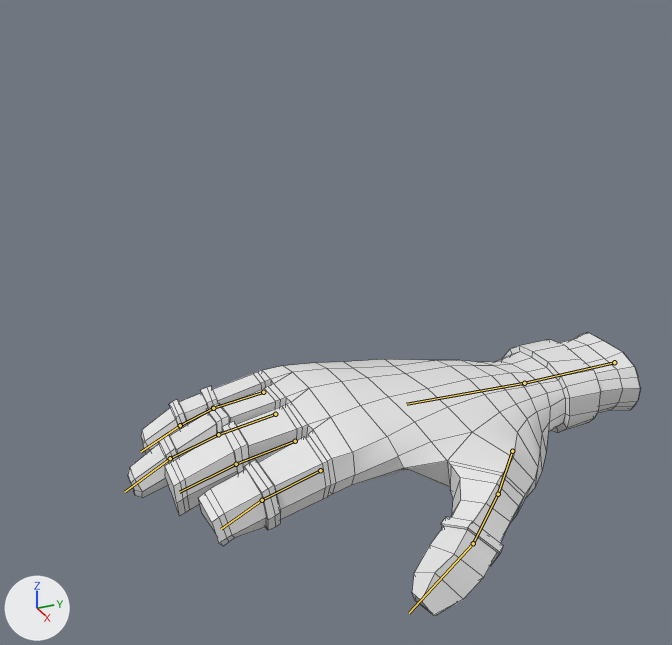
An edit to the Blender file Content/Assets/Jayanam hands.blend, drawn before and after from the same camera.
Rendered twice from a 50 mm lens placed at (0.647, -0.512, 0.751), pointed at (-0.379, -0.05, 0.237). Every picture has the same lights, and +X, +Y and +Z are marked at lower left. The bones that bend it are drawn over the model as lines. Mesh edges are drawn as thin lines.

The first picture shows 'Hand_Mesh'.
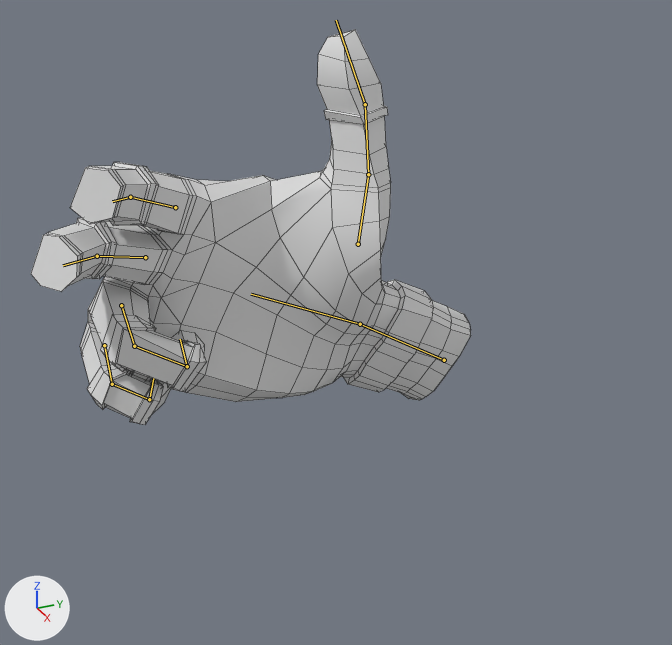
The newer file adds an action. The first version stands in its rest pose; the second is drawn at frame 12 of the action 'Shoot'.

Location of each change, [x1, y1, x2, y2] in pixels of the pictures (672 x 645 px):
'Hand_Mesh', posed (14% narrower, 39% taller): before [128, 332, 641, 616]; after [31, 29, 471, 425]
bone 'wrist.R', root to tip: before (614, 362) to (524, 383); after (444, 360) to (360, 324)
bone 'hand.R', root to tip: before (524, 383) to (406, 404); after (360, 324) to (251, 294)
bone 'index.R', root to tip: before (320, 470) to (262, 500); after (175, 207) to (130, 197)
bone 'mid.R', root to tip: before (295, 441) to (236, 464); after (145, 257) to (97, 256)
bone 'ring.R', root to tip: before (275, 414) to (218, 434); after (121, 305) to (134, 346)
bone 'pinkie.R', root to tip: before (263, 392) to (213, 408); after (104, 345) to (112, 384)
bone 'thumb.R', root to tip: before (512, 451) to (498, 494); after (358, 244) to (368, 174)
bone 'thumb1.R', root to tip: before (498, 494) to (473, 543); after (368, 174) to (365, 104)
bone 'thumb2.R', root to tip: before (473, 543) to (409, 613); after (365, 104) to (336, 20)

Diff of the bpy script that builds the scene:
```diff
--- a/Content/Assets/Jayanam hands.blend.py
+++ b/Content/Assets/Jayanam hands.blend.py
@@ bone_wrist_r @@
 bone_wrist_r = bpy.data.objects['LP_Hands'].pose.bones['wrist.R']
-bone_wrist_r.location = (0.0, 0.0, 0.0)
-bone_wrist_r.rotation_quaternion = (1.0, 0.0, 0.0, 0.0)  # degrees (0, 0, 0)
+bone_wrist_r.location = (-0.137, 0.244, 0.01)
+bone_wrist_r.rotation_quaternion = (0.739, -0.221, 0.619, -0.148)  # degrees (-75, 58, -69)
@@ bone_hand_r @@
 bone_hand_r = bpy.data.objects['LP_Hands'].pose.bones['hand.R']  # child of 'wrist.R'
-bone_hand_r.rotation_quaternion = (1.0, 0.0, 0.0, 0.0)  # degrees (0, 0, 0)
+bone_hand_r.rotation_quaternion = (0.992, 0.117, 0.009, 0.023)  # degrees (14, 1, 3)
@@ bone_index_r @@
 bone_index_r = bpy.data.objects['LP_Hands'].pose.bones['index.R']  # child of 'hand.R'
-bone_index_r.rotation_quaternion = (1.0, 0.0, 0.0, 0.0)  # degrees (0, 0, 0)
+bone_index_r.rotation_quaternion = (0.924, 0.099, 0.048, 0.006)  # degrees (12, 6, 1)
@@ bone_mid_r @@
 bone_mid_r = bpy.data.objects['LP_Hands'].pose.bones['mid.R']  # child of 'hand.R'
-bone_mid_r.rotation_quaternion = (1.0, 0.0, 0.0, 0.0)  # degrees (0, 0, 0)
+bone_mid_r.rotation_quaternion = (0.933, 0.103, 0.045, -0.009)  # degrees (13, 6, 0)
@@ bone_ring_r @@
 bone_ring_r = bpy.data.objects['LP_Hands'].pose.bones['ring.R']  # child of 'hand.R'
-bone_ring_r.rotation_quaternion = (1.0, 0.0, 0.0, 0.0)  # degrees (0, 0, 0)
+bone_ring_r.rotation_quaternion = (0.801, 0.597, -0.033, -0.01)  # degrees (73, -2, -3)
@@ bone_pinkie_r @@
 bone_pinkie_r = bpy.data.objects['LP_Hands'].pose.bones['pinkie.R']  # child of 'hand.R'
-bone_pinkie_r.rotation_quaternion = (1.0, 0.0, 0.0, 0.0)  # degrees (0, 0, 0)
+bone_pinkie_r.rotation_quaternion = (0.814, 0.578, -0.056, -0.01)  # degrees (71, -5, -5)
@@ bone_thumb_r @@
 bone_thumb_r = bpy.data.objects['LP_Hands'].pose.bones['thumb.R']  # child of 'hand.R'
-bone_thumb_r.rotation_quaternion = (1.0, 0.0, 0.0, 0.0)  # degrees (0, 0, 0)
+bone_thumb_r.rotation_quaternion = (0.895, -0.191, -0.314, -0.131)  # degrees (-21, -40, -9)
@@ bone_thumb1_r @@
 bone_thumb1_r = bpy.data.objects['LP_Hands'].pose.bones['thumb1.R']  # child of 'thumb.R'
-bone_thumb1_r.location = (0.0, 0.0, 0.0)
-bone_thumb1_r.rotation_quaternion = (1.0, 0.0, 0.0, 0.0)  # degrees (0, 0, 0)
+bone_thumb1_r.location = (-0.019, -0.01, -0.007)
+bone_thumb1_r.rotation_quaternion = (0.915, -0.027, -0.142, 0.083)  # degrees (-5, -17, 11)
@@ bone_thumb2_r @@
 bone_thumb2_r = bpy.data.objects['LP_Hands'].pose.bones['thumb2.R']  # child of 'thumb1.R'
-bone_thumb2_r.rotation_quaternion = (1.0, 0.0, 0.0, 0.0)  # degrees (0, 0, 0)
+bone_thumb2_r.rotation_quaternion = (0.969, -0.029, 0.022, -0.196)  # degrees (-4, 2, -23)
```
